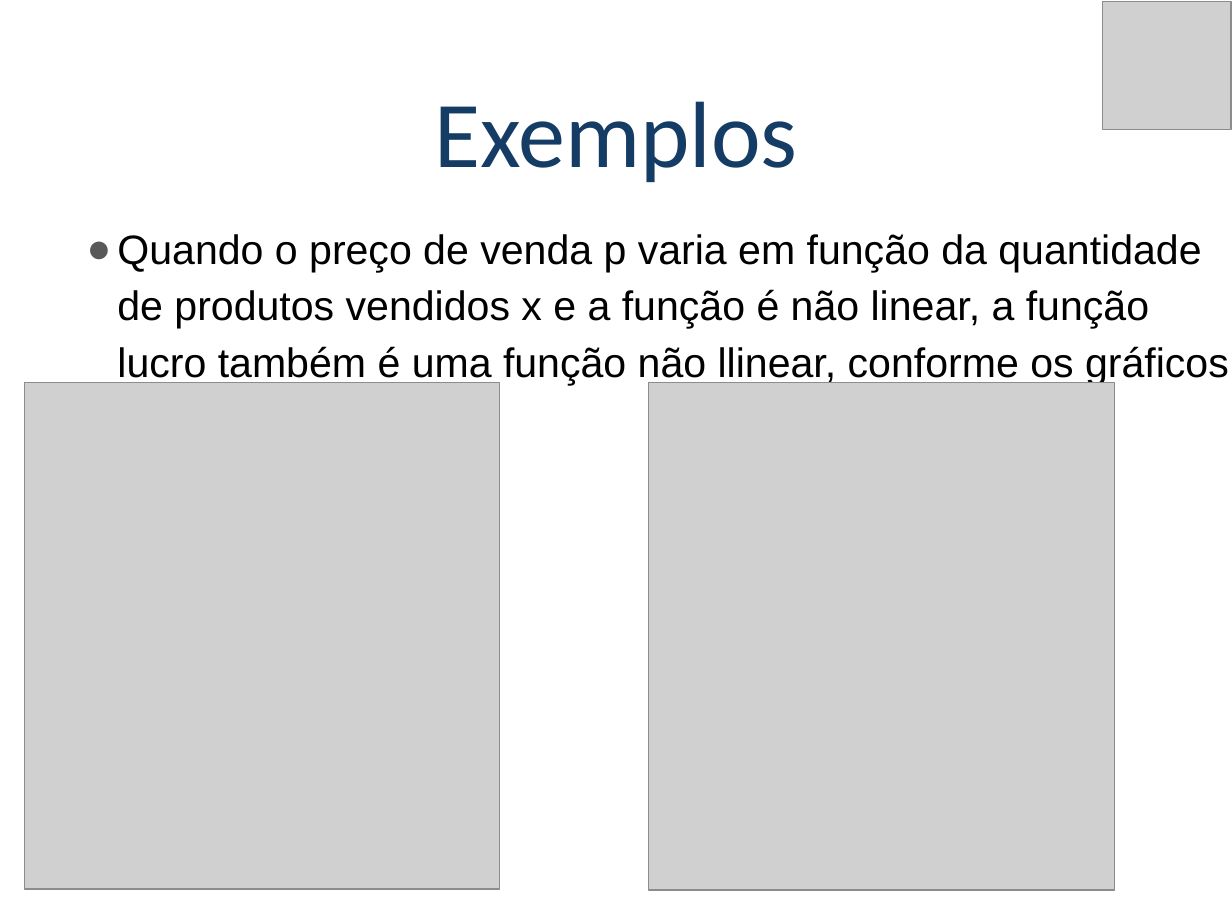
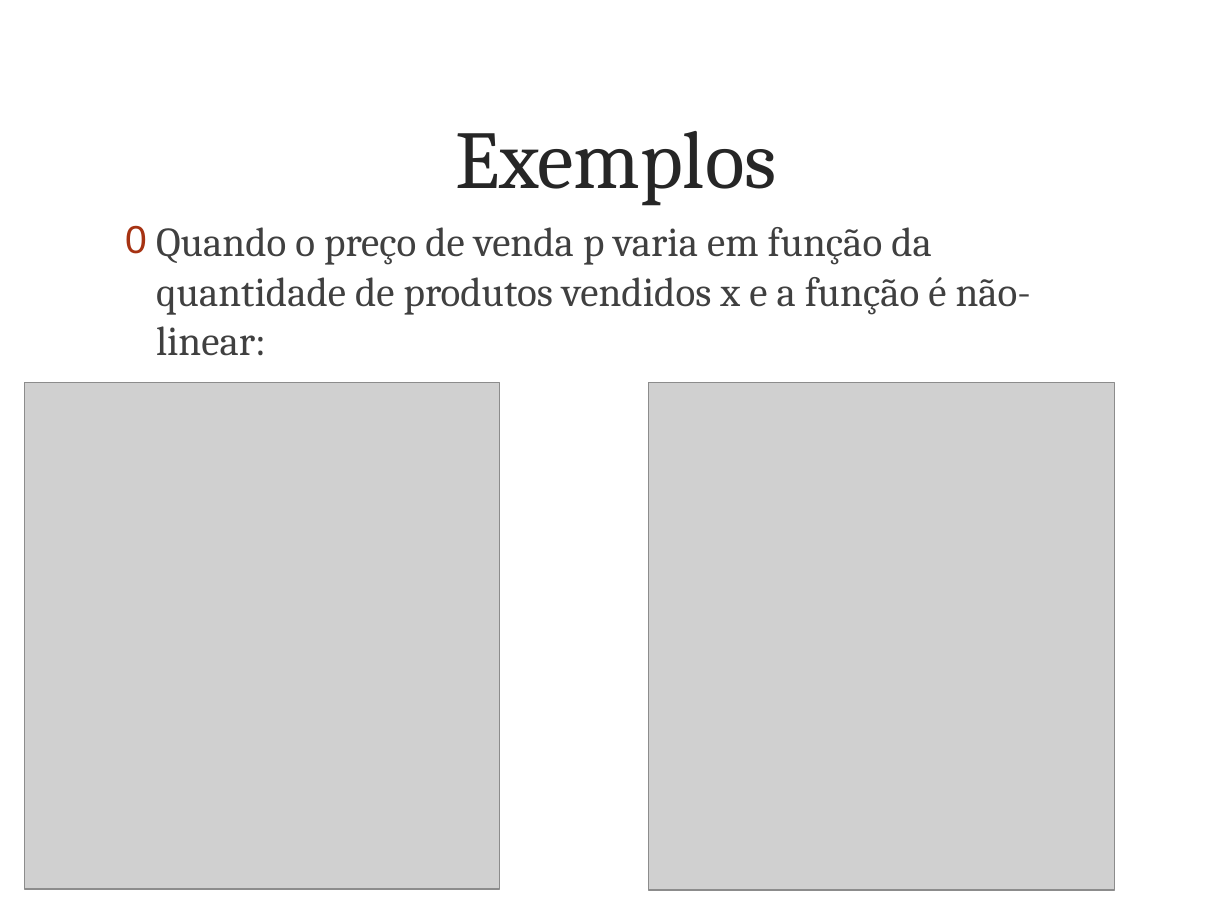
Before and after one commit to poparatodos/Pesquisa-Operacional-Para-Todos, a slide deck: slide 4 of assets/slides/po2/Programação Não Linear.pptx. Drawn at 1232x924 pixels with LibreOffice and Linux fonts; fonts in the diff are those of the drawing; grey boxes stand for pictures; background and template pictures are left out. Boxes give left, top, right and bottom in pixels: in the first picture for what was removed or moved away, otherwise in the second. Text is boxed around its words. In the diff, an @@ line names an element or a change of style, - is before the commit and + after.

```diff
--- a/assets/slides/po2/Programação Não Linear.pptx
+++ b/assets/slides/po2/Programação Não Linear.pptx
@@ picture removed at [1103,1,1231,129] @@
@@ title "Exemplos": place and size @@
-title "Exemplos" at [434,101,797,182]
+title "Exemplos" at [455,131,777,206]
@@ title "Exemplos" at [455,131,777,206]: size 55 to 48 pt, font Calibri to Cambria, text colour #143C64 to #262626; line spacing 0.9 to 1; vertical alignment bottom to middle @@
@@ text at [156,227,1031,356]: text changed; font Arial to Cambria; text colour #000000 to #404040 @@
-● Quando o preço de venda p varia em função da quantidade de produtos vendidos x e a função é não linear, a função lucro também é uma função não llinear, conforme os gráficos
+0 Quando o preço de venda p varia em função da quantidade de produtos vendidos x e a função é não-linear:
```
Also in this commit, not shown: 31 other slides changed, 11 other files.
